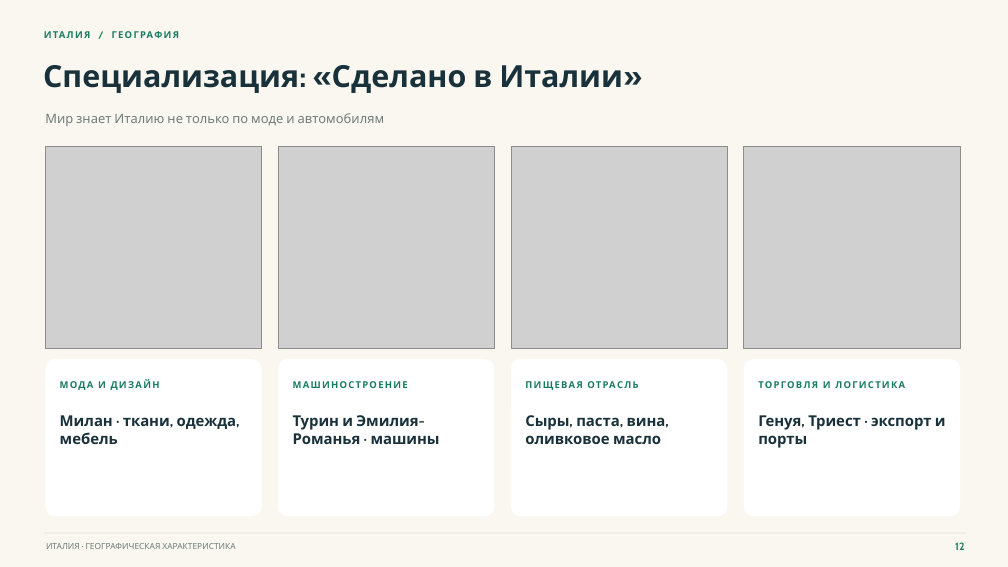
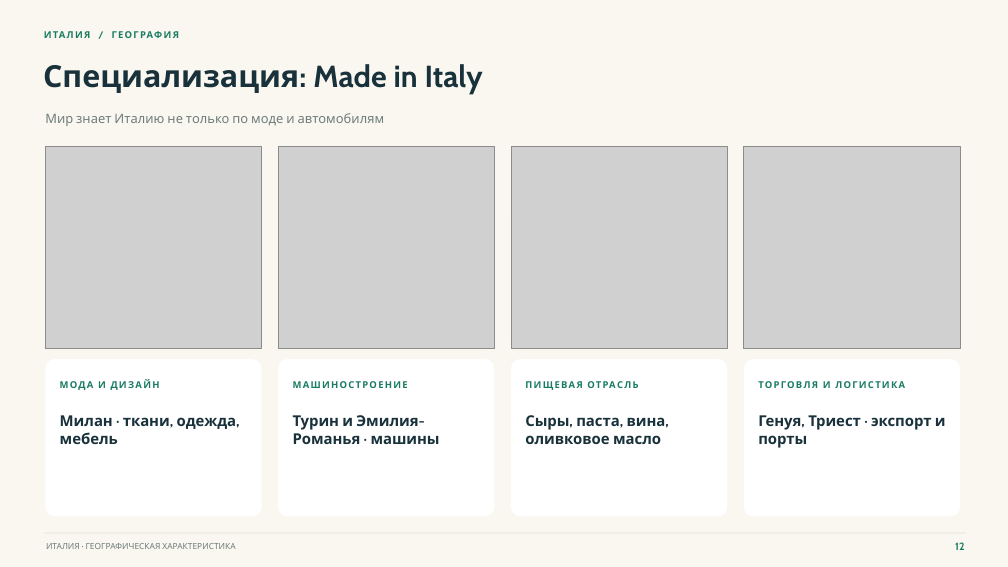
Before and after one commit to Veterno/italy, a slide deck: slide 12 of downloads/Италия_презентация_без_источников.pptx. Drawn at 1008x567 pixels with LibreOffice and Linux fonts; fonts in the diff are those of the drawing; grey boxes stand for pictures. Boxes give left, top, right and bottom in pixels: in the first picture for what was removed or moved away, otherwise in the second. Text is boxed around its words. In the diff, an @@ line names an element or a change of style, - is before the commit and + after.

```diff
--- a/downloads/Италия_презентация_без_источников.pptx
+++ b/downloads/Италия_презентация_без_источников.pptx
@@ text at (43, 64, 483, 94): text changed @@
-Специализация: «Сделано в Италии»
+Специализация: Made in Italy
```
Also in this commit, not shown: 2 other slides changed, 1 slide added, 1 slide removed.
